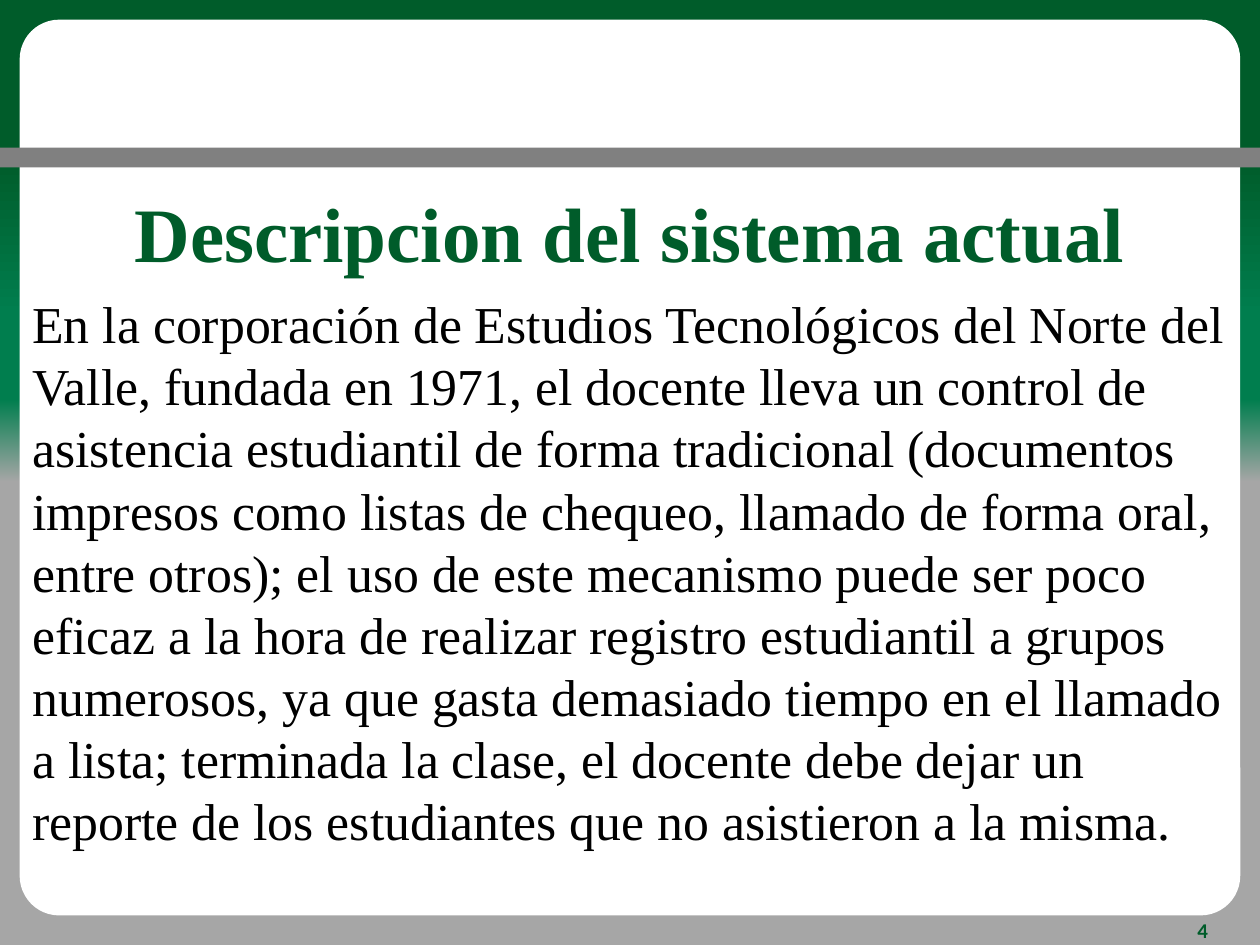
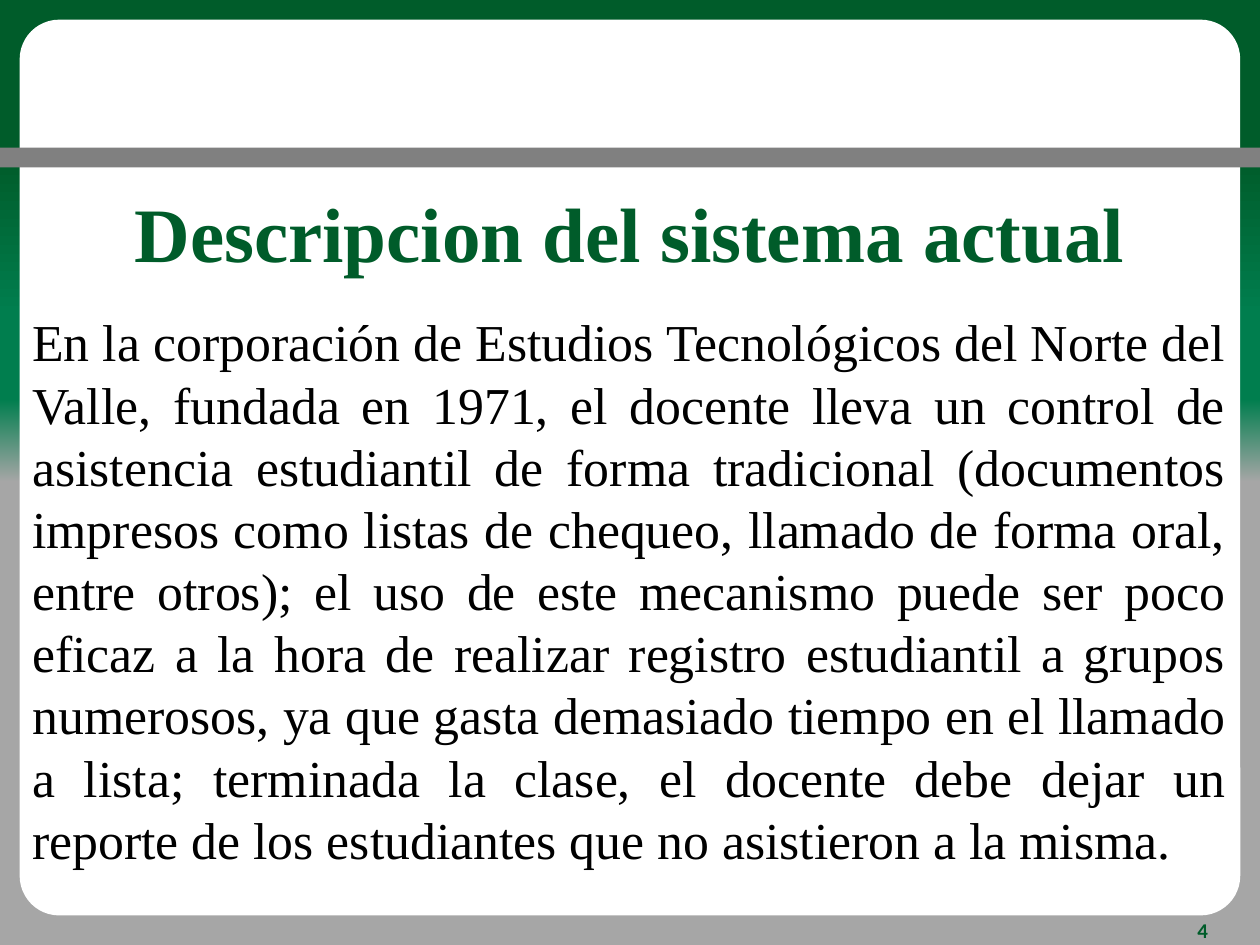
Before and after one commit to JDavidHR/Integrador, a slide deck: slide 4 of Documentos/Proyecto/Power_Point_Requerimientos.pptx. Drawn at 1260x945 pixels with LibreOffice and Linux fonts; fonts in the diff are those of the drawing; background and template pictures are left out. Boxes give left, top, right and bottom in pixels: in the first picture for what was removed or moved away, otherwise in the second. Text is boxed around its words. In the diff, an @@ line names an element or a change of style, - is before the commit and + after.

```diff
--- a/Documentos/Proyecto/Power_Point_Requerimientos.pptx
+++ b/Documentos/Proyecto/Power_Point_Requerimientos.pptx
@@ text "En la corporación de Estudios ...": place and size @@
-text "En la corporación de Estudios ..." at (32,307,1224,851)
+text "En la corporación de Estudios ..." at (32,325,1225,869)
@@ text "En la corporación de Estudios ..." at (32,325,1225,869): alignment left to justified @@
```
Also in this commit, not shown: 10 other slides changed, 6 slides added, 4 slides removed.
